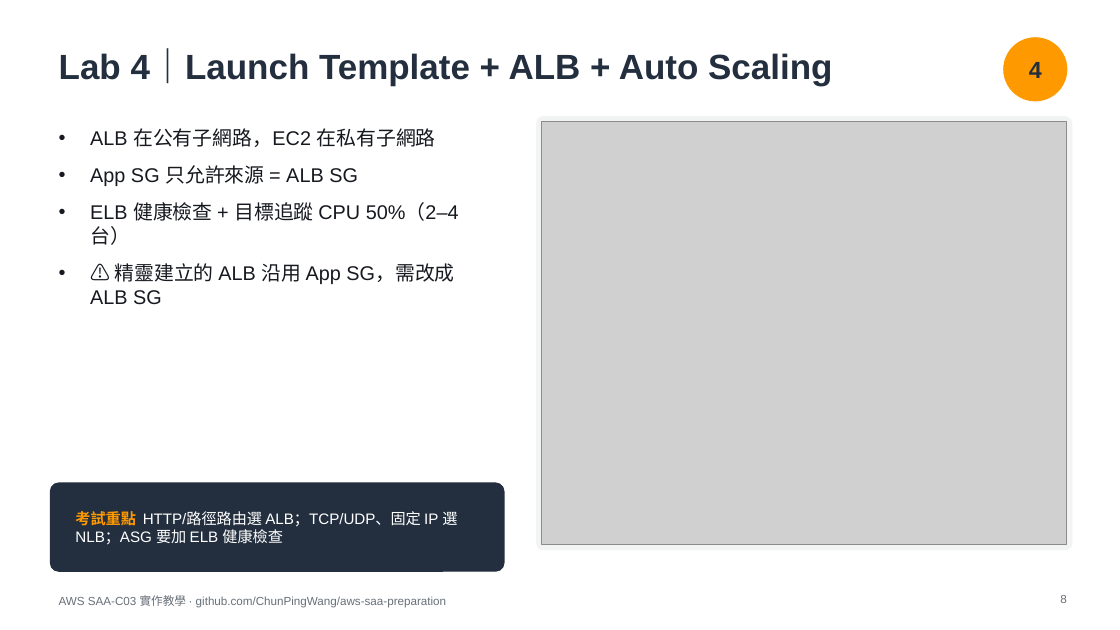
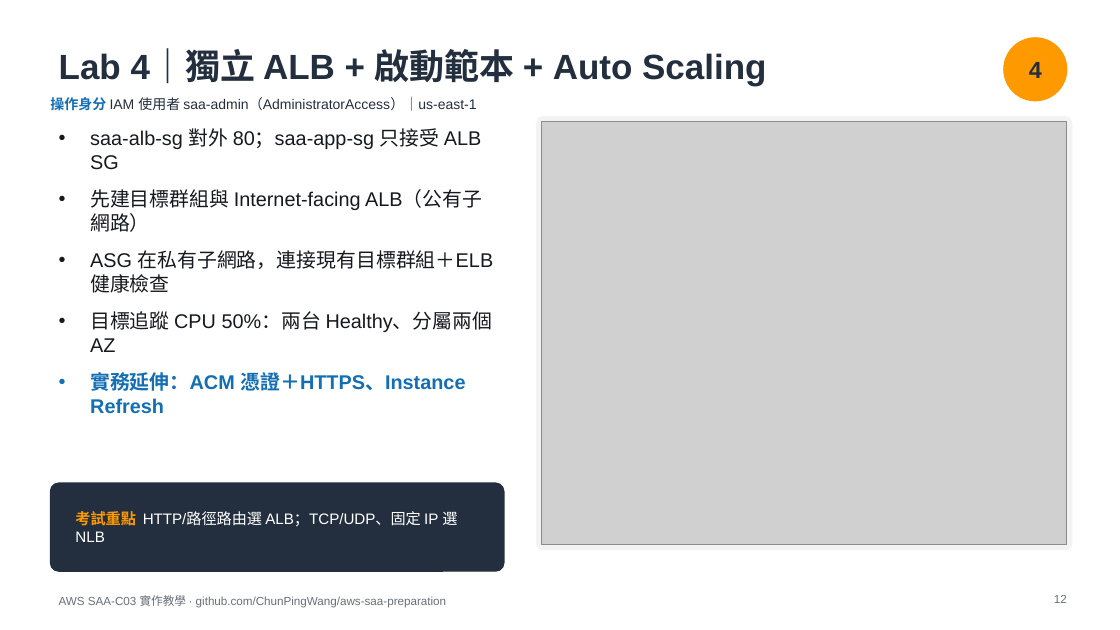
Before and after one commit to ChunPingWang/aws-saa-preparation, a slide deck: slide 12 of slides/aws-saa-c03-hands-on.pptx (slide 8 before the commit). Drawn at 1120x630 pixels with LibreOffice and Linux fonts; fonts in the diff are those of the drawing; grey boxes stand for pictures. Boxes give left, top, right and bottom in pixels: in the first picture for what was removed or moved away, otherwise in the second. Text is boxed around its words. In the diff, an @@ line names an element or a change of style, - is before the commit and + after.

Commit message:
v2: slides — identity chips, Lab 0, access comparison, CIDR, Regional/Zonal, practical extensions

```diff
--- a/slides/aws-saa-c03-hands-on.pptx
+++ b/slides/aws-saa-c03-hands-on.pptx
@@ title at (59,49,766,85): text changed @@
-Lab 4｜Launch Template + ALB + Auto Scaling
+Lab 4｜獨立 ALB + 啟動範本 + Auto Scaling
@@ text added at (50,97,476,111), 12 pt, text #232F3E @@
+操作身分 IAM 使用者 saa-admin（AdministratorAccess）｜us-east-1
@@ text at (90,128,494,414): text changed @@
-• ALB 在公有子網路，EC2 在私有子網路
-• App SG 只允許來源 = ALB SG
-• ELB 健康檢查 + 目標追蹤 CPU 50%（2–4 台）
-• ⚠ 精靈建立的 ALB 沿用 App SG，需改成 ALB SG
+• saa-alb-sg 對外 80；saa-app-sg 只接受 ALB SG
+• 先建目標群組與 Internet-facing ALB（公有子網路）
+• ASG 在私有子網路，連接現有目標群組＋ELB 健康檢查
+• 目標追蹤 CPU 50%：兩台 Healthy、分屬兩個 AZ
+• 實務延伸：ACM 憑證＋HTTPS、Instance Refresh
@@ text at (75,511,457,542): text changed @@
-考試重點 HTTP/路徑路由選 ALB；TCP/UDP、固定 IP 選 NLB；ASG 要加 ELB 健康檢查
+考試重點 HTTP/路徑路由選 ALB；TCP/UDP、固定 IP 選 NLB
@@ page number at (1054,595,1067,603): text changed @@
-8
+12
```
Also in this commit, not shown: 13 other slides changed, 4 slides added.
